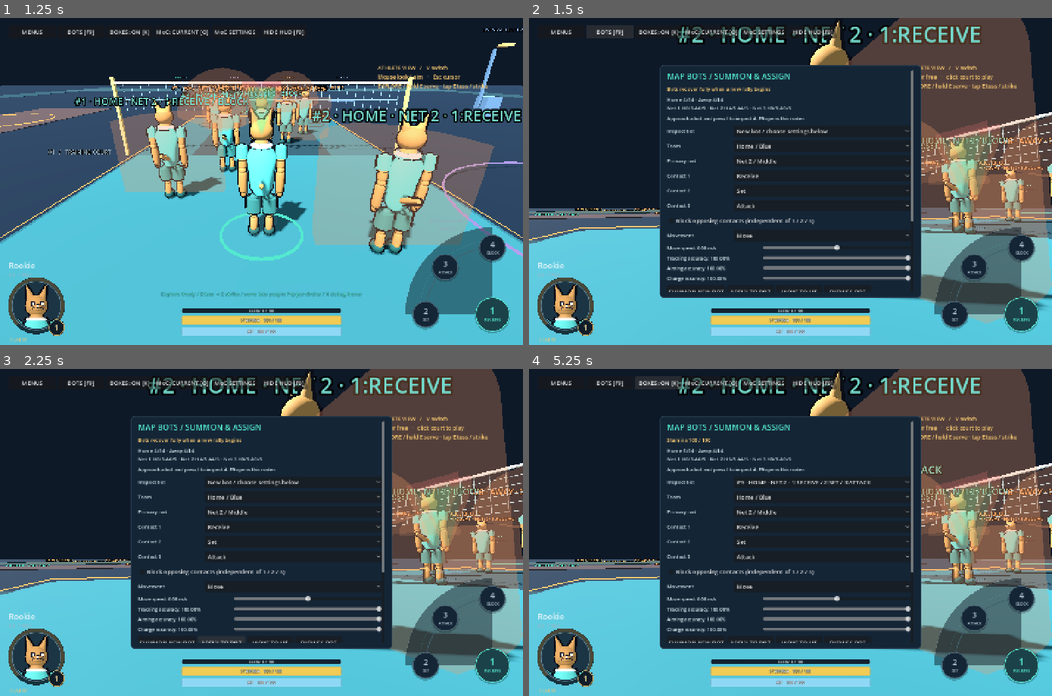
Above: before the commit, frames 1-4 (two rows, left to right).
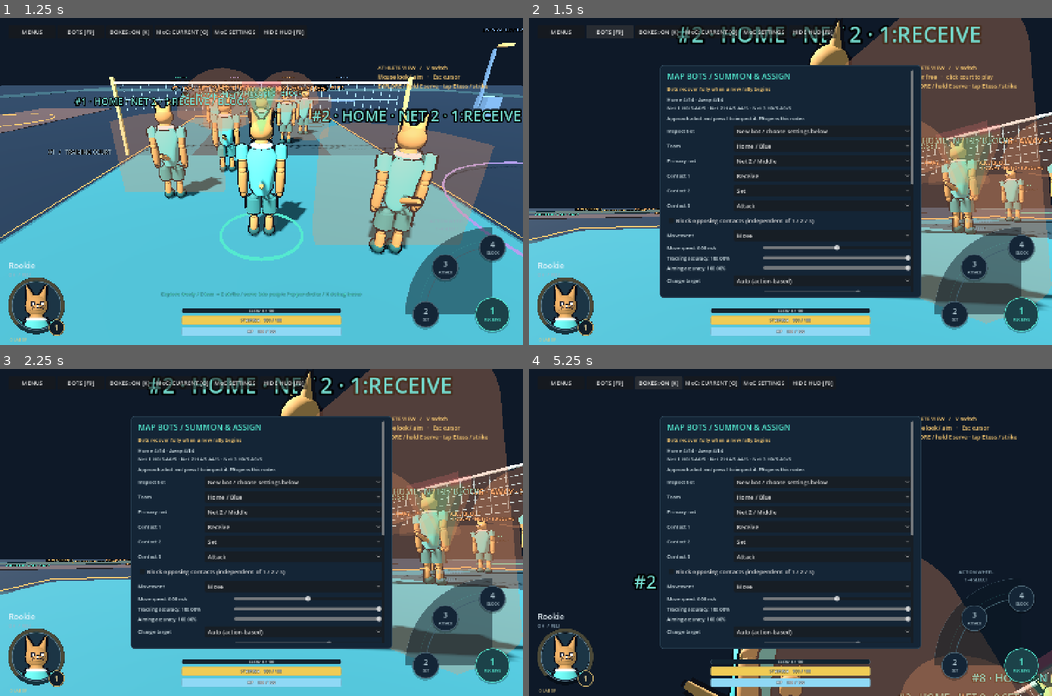
Above: after the commit, the same moments.

Repository: iracarranza/volley-world-battle-lines
Game: Godot game, scene res://title.tscn
Same seed, same stepped clock (60 frames per second), same inputs: the game is played once before the commit and once after it.
Inputs:
- Up to frame 1 (1.25 s): click "02 CONTACT LAB" at 0.5 s
- Up to frame 2 (1.5 s): click "BOTS [F9]" at 1.25 s
- Up to frame 3 (2.25 s): click "APPLY TO BOT" at 2 s
- Up to frame 4 (5.25 s): click "SUMMON NEW BOT" at 2.75 s; click "SUMMON NEW BOT" at 3.5 s; click "BOXES: ON [K]" at 4.25 s; click "BOXES: OFF [K]" at 5 s

Frame 1 is identical in both runs. In frame 2, 0.7% of the frame differs, in the area x 26-74%, y 50-84%; in frame 3, 0.9%; in frame 4, 39%, in the area x 0-100%, y 0-100%.

Commit message:
Soften regional block touches and expose bot intended charge

Diff:
--- a/data/net_2_bot_setup.json
+++ b/data/net_2_bot_setup.json
@@ -1,6 +1,8 @@
 {
   "net_index": 1,
   "movement": "Move",
+  "charge_mode": "Auto",
+  "intended_charge": 0.65,
   "tracking_accuracy": 100.0,
   "aiming_accuracy": 100.0,
   "charge_accuracy": 100.0,
--- a/scripts/bot_block_coordinator.gd
+++ b/scripts/bot_block_coordinator.gd
@@ -90,7 +90,7 @@
 		var jump_time := maxf(0.04,crossing_time+timing_error)
 		bots.motion.begin(slot,actor,Vector3(target.x,jump,target.z),jump_time,true,lab.GRAVITY,bots.move_speed_for(slot) if bots.settings[slot].moves else -1.0,actor.rotation.y,bots.athlete_for(slot).explosiveness_rate(),3)
 		bots.spend_jump(slot)
-		bots.preparation.begin(slot,3,{},jump_time,bots.settings[slot].charge_accuracy,bots.charge_random)
+		bots.preparation.begin(slot,3,{},jump_time,bots.settings[slot].charge_accuracy,bots.charge_random,0.0,1.0,bots.intended_charge_for(slot))
 		committed[slot] = true
 		attempted["%d:%d" % [slot,int(threat.episode)]] = true
 		if bots.active_slot == slot: bots.replan()
--- a/scripts/bot_preparation.gd
+++ b/scripts/bot_preparation.gd
@@ -13,15 +13,17 @@
 		states[key] = {"phase": "preparing", "charge": 0.0, "target": DEFAULT_CHARGE, "locked_charge": 0.0, "elapsed": 0.0, "release_at": INF, "confirmation_age": -1.0, "planned": false}
 	return states[key]
 
-func begin(key: int, action: int, shot: Dictionary, time: float, accuracy: float, random: RandomNumberGenerator, cushioning: float = 0.0, available_output: float = 1.0) -> void:
+func begin(key: int, action: int, shot: Dictionary, time: float, accuracy: float, random: RandomNumberGenerator, cushioning: float = 0.0, available_output: float = 1.0, intended_charge: float = -1.0) -> void:
 	var state := state_for(key)
 	var match_result := ReceiveCharge.match_charge(shot, 0)
 	var target := clampf(preload("res://scripts/auto_charge.gd").receive_target(float(match_result.minimum),cushioning,available_output),0,1) if action == 0 and match_result.required else DEFAULT_CHARGE
+	if intended_charge >= 0: target = clampf(intended_charge,0,1)
+	var intended := target
 	if accuracy < 100:
 		target = clampf(target + random.randf_range(-0.35, 0.35) * (1.0 - clampf(accuracy, 0, 100) / 100.0), 0, 1)
 	if float(state.charge) > target:
 		state.charge = 0.0 # Cancel and recharge rather than silently subtracting charge.
-	state.merge({"target": target, "phase": "charging", "elapsed": 0.0, "release_at": maxf(0, time - Execution.SWEET_DELAY), "confirmation_age": -1.0, "planned": true}, true)
+	state.merge({"mode":"auto" if intended_charge < 0 else "fixed","intended_charge":intended,"accuracy":accuracy,"target": target, "phase": "charging", "elapsed": 0.0, "release_at": maxf(0, time - Execution.SWEET_DELAY), "confirmation_age": -1.0, "planned": true}, true)
 
 func tick(key: int, dt: float) -> void:
 	var state := state_for(key)
--- a/scripts/bot_roster_presets.gd
+++ b/scripts/bot_roster_presets.gd
@@ -20,6 +20,8 @@
 		config.tracking_accuracy = float(preset.tracking_accuracy)
 		config.aiming_accuracy = float(preset.aiming_accuracy)
 		config.charge_accuracy = float(preset.charge_accuracy)
+		config.auto_intended_charge = str(preset.get("charge_mode","Auto")) == "Auto"
+		config.intended_charge = float(preset.get("intended_charge",0.65))
 		bots._place(slot,center+Vector3(float(entry.position[0]),0,float(entry.position[1])))
 	bots.reset()
 	return true
--- a/scripts/bot_settings.gd
+++ b/scripts/bot_settings.gd
@@ -15,6 +15,8 @@
 @export_range(0, 100) var tracking_accuracy := 100.0
 @export_range(0, 100) var aiming_accuracy := 100.0
 @export_range(0, 100) var charge_accuracy := 100.0
+@export var auto_intended_charge := true
+@export_range(0, 1, 0.01) var intended_charge := 0.65
 var fixed_position := Vector3.ZERO
 
 func contact_actions() -> Dictionary:
--- a/scripts/contact/block_response.gd
+++ b/scripts/contact/block_response.gd
@@ -8,7 +8,10 @@
 	var age: float = request.block_confirmation_age
 	var pulse := pow(clampf(1.0-age/PRESS_SECONDS,0,1),3) if age >= 0 else 0.0
 	var reference: float = Stats.reaction_cap(request.athlete.stat("reaction_speed"))*request.athlete.low_stamina_factor()
-	var capacity: float = reference*0.75*float(spatial.get("block_capacity",1))*(1.0+pulse*float(spatial.get("block_sweet_weight",1)))
+	var effort: float = reference if request.block_charge_reference < 0 else request.block_charge_reference*request.athlete.low_stamina_factor()
+	var passive := reference*0.75
+	var press := effort*0.75*(1.0+float(spatial.get("block_sweet_weight",1)))
+	var capacity: float = lerpf(passive,press,pulse)*float(spatial.get("block_capacity",1))
 	var incoming_charge := maxf(0,float(request.incoming_shot.get("charge",request.incoming.length()/30.0)))
 	var tolerance: float = request.athlete.trait_effect("charge_tolerance")
 	var severity := smoothstep(0,maxf(0.05,0.35*(1.0+tolerance/100.0)),maxf(0,incoming_charge-capacity))
@@ -20,7 +23,7 @@
 	return result
 
 static func resolve(request: RefCounted,assessment: Dictionary) -> Dictionary:
-	var response: Dictionary = assessment.block_response
+	var response: Dictionary = assessment.block_response.duplicate(true)
 	var facing: Vector3 = request.facing.normalized()
 	var yaw := atan2(-facing.x,-facing.z)
 	var incoming: Vector3 = request.incoming.rotated(Vector3.UP,-yaw)
@@ -38,12 +41,19 @@
 	var controlled := Vector3(side*pace*edge*0.20,-(0.6+lerpf(0.8,4.0,timing)*float(response.sweet_weight)),-maxf(2.5,absf(incoming.z)*0.42))
 	controlled.y += incoming.y*0.25-0.8*flow
 	controlled *= 1.0-0.15*flow
-	var escape := reflected*(0.40+0.48*severity)
-	# Upper surfaces permit a roof/touch-out; lower ones shed force laterally.
-	escape.x += side*pace*edge*(0.25+0.30*severity)
-	escape.y += incoming.y*height*edge*0.25
-	var mix := clampf(edge+severity*0.65,0,1)
+	# Deflection direction and force are independent: an upper touch can be a
+	# useful soft ball behind the blocker rather than a full-speed tool-out.
+	var retention := lerpf(0.14,0.44,severity)*(1.0-0.15*flow)
+	var escape := reflected.normalized()*pace*retention
+	var upper := smoothstep(0.62,0.94,height)*smoothstep(0.08,0.55,edge)
+	var soft_back := Vector3(side*0.55,maxf(0.25,-incoming.y/maxf(pace,1)*0.5),0.65).normalized()*pace*retention
+	escape = escape.lerp(soft_back,upper*(0.65+0.20*severity))
+	if escape.length_squared() > 0.001:
+		escape = (escape.normalized()+Vector3(side*edge*0.35,0,0)).normalized()*escape.length()
+	var mix := clampf(edge*0.85+severity*0.45+upper*0.45,0,1)
 	var outgoing := controlled.lerp(escape,mix)
+	response["retention"] = retention
+	response["outcome"] = "soft_backward" if outgoing.z > 0 and severity < 0.5 else ("overpowered_touch" if severity >= 0.5 else ("soft_outward" if absf(side) > 0.5 else "controlled_return"))
 	var scatter: float = sin(float(request.response_seed)*1.73+incoming.y*0.21)*edge*(0.04+0.14*severity)/(1.0+request.athlete.ball_control()/100.0)
 	outgoing = outgoing.rotated(Vector3.UP,scatter)
 	if outgoing.length() < 1: outgoing = normal+Vector3.UP*0.1
@@ -57,4 +67,4 @@
 	var target_z := float(shape.center.z)+sign_z*(float(shape.size.z)*0.5+Geometry.BALL_RADIUS+0.02)
 	var offset := Vector3(0,0,target_z-point.z).rotated(Vector3.UP,yaw)
 	var charge := maxf(0,float(response.incoming_charge)*pow(world.length()/maxf(request.incoming.length(),18),2))
-	return {"velocity":world,"separation_offset":offset,"shot":Snapshot.freeze({"kind":"block","actor":request.actor_id,"charge":charge,"action_charge":request.charge,"delivery_quality":assessment.quality,"reference_speed":world.length(),"block_response":response})}
+	return {"evidence":response,"velocity":world,"separation_offset":offset,"shot":Snapshot.freeze({"kind":"block","actor":request.actor_id,"charge":charge,"action_charge":request.charge,"delivery_quality":assessment.quality,"reference_speed":world.length(),"block_response":response})}
--- a/scripts/contact/contact_request.gd
+++ b/scripts/contact/contact_request.gd
@@ -41,3 +41,6 @@
 var source_athlete: LabAthlete
 
 var block_confirmation_age := -1.0
+
+# Negative keeps the passive/Auto reference; explicit effort affects confirmed blocks.
+var block_charge_reference := -1.0
--- a/scripts/contact/contact_resolver.gd
+++ b/scripts/contact/contact_resolver.gd
@@ -125,6 +125,7 @@
 			result.outgoing_shot = BallState.receive(request.charge, request.actor_id, request.incoming_shot, request.incoming, velocity, response.delivery_quality, response)
 	if request.action == Action.BLOCK and assessment.hit:
 		var response := BlockResponse.resolve(request,assessment)
+		result.assessment["block_response"] = response.evidence
 		velocity = response.velocity
 		result.separation_offset = response.separation_offset
 		result.outgoing_shot = response.shot
--- a/scripts/contact_lab.gd
+++ b/scripts/contact_lab.gd
@@ -465,6 +465,7 @@
 		request.auto_charge = true
 		request.auto_evidence = auto_preparation.sample(athlete,ball_shot,ball_velocity)
 		request.handling_charge = float(request.auto_evidence.handling_charge)
+	if action == 3 and not auto_preparation.active: request.block_charge_reference = request.charge
 	request.block_confirmation_age = block_state.confirmation_age if block_state.active else (confirm_duration-maxf(confirm_window,0) if confirm_window > 0 else -1.0)
 	request.confirmation_age = confirm_duration - maxf(confirm_window, 0) if confirm_duration > 0 else Execution.SWEET_DELAY
 	request.remembered = not Geometry.contains(request.shape, request.local_point) and contact_memory[action] > 0
--- a/scripts/map_bot_menu.gd
+++ b/scripts/map_bot_menu.gd
@@ -14,6 +14,8 @@
 var tracking: HSlider
 var aiming: HSlider
 var charge: HSlider
+var charge_mode: OptionButton
+var intended_charge: HSlider
 var vitals: Label
 var summary: Label
 var feedback: Label
@@ -57,7 +59,13 @@
 	move_speed = slider(stack,"Move speed",0,12,6," m/s",0.25)
 	tracking = slider(stack,"Tracking accuracy",0,100,100,"%")
 	aiming = slider(stack,"Aiming accuracy",0,100,100,"%")
+	charge_mode = option(stack,"Charge target",["Auto (action-based)","Fixed"])
+	charge_mode.tooltip_text = "Block charge affects confirmation; passive coverage keeps its Auto strength."
+	intended_charge = slider(stack,"Intended charge",0,100,65,"%")
+	intended_charge.editable = false
+	charge_mode.item_selected.connect(func(index: int): intended_charge.editable = index == 1)
 	charge = slider(stack,"Charge accuracy",0,100,100,"%")
+	stack.add_child(hud.label("Accuracy affects both modes. Fixed charge still needs time to build.",13))
 	var buttons := HBoxContainer.new()
 	stack.add_child(buttons)
 	buttons.add_child(hud.button("SUMMON NEW BOT",summon))
@@ -68,11 +76,20 @@
 	feedback.autowrap_mode = TextServer.AUTOWRAP_WORD_SMART
 	feedback.custom_minimum_size.x = 650
 	stack.add_child(feedback)
-	stack.add_child(hud.label("PEPPER PARTNER ACCURACY",16,hud.TEAL))
+	stack.add_child(hud.label("PEPPER PARTNER CONTACTS",16,hud.TEAL))
 	for index in range(3):
 		var partner := index
 		var aim := slider(stack,"Partner %d aim" % (index+1),0,100,hud.lab.pepper.settings[index].aiming_accuracy,"%")
 		aim.value_changed.connect(func(value: float): hud.lab.pepper.set_aiming_accuracy(partner,value))
+		var target_mode := option(stack,"Partner %d charge target"%(index+1),["Auto (action-based)","Fixed"])
+		target_mode.select(0 if hud.lab.pepper.settings[index].auto_intended_charge else 1)
+		var target_value := slider(stack,"Partner %d intended charge"%(index+1),0,100,hud.lab.pepper.settings[index].intended_charge*100,"%")
+		target_value.editable = target_mode.selected == 1
+		target_mode.item_selected.connect(func(mode: int):
+			hud.lab.pepper.settings[partner].auto_intended_charge = mode == 0
+			target_value.editable = mode == 1
+		)
+		target_value.value_changed.connect(func(value: float): hud.lab.pepper.settings[partner].intended_charge = value/100.0)
 		var control := slider(stack,"Partner %d charge" % (index+1),0,100,hud.lab.pepper.settings[index].charge_accuracy,"%")
 		control.value_changed.connect(func(value: float): hud.lab.pepper.set_charge_accuracy(partner,value))
 	stack.add_child(hud.button("CLOSE",toggle))
@@ -147,6 +164,9 @@
 	tracking.value = config.tracking_accuracy
 	aiming.value = config.aiming_accuracy
 	charge.value = config.charge_accuracy
+	charge_mode.select(0 if config.auto_intended_charge else 1)
+	intended_charge.value = config.intended_charge*100
+	intended_charge.editable = not config.auto_intended_charge
 
 func save_behavior(slot: int) -> void:
 	var bots = hud.lab.training_bots
@@ -155,6 +175,7 @@
 	bots.set_tracking_accuracy(slot,tracking.value)
 	bots.set_aiming_accuracy(slot,aiming.value)
 	bots.set_charge_accuracy(slot,charge.value)
+	bots.set_intended_charge(slot,charge_mode.selected == 0,intended_charge.value/100.0)
 
 func summon() -> void:
 	var bots = hud.lab.training_bots
--- a/scripts/pepper_partners.gd
+++ b/scripts/pepper_partners.gd
@@ -196,7 +196,7 @@
 	rise_time = minf(sqrt(2 * maxf(jump_height, 0.01) / lab.GRAVITY)/athlete_for(partner).explosiveness_rate(), remaining)
 	planned = true
 	if stage == 2: lab.contact_flow.on_attack_charge("pepper_%d"%partner)
-	preparation.begin(partner, stage, lab.ball_shot, remaining, settings[partner].charge_accuracy, charge_random,athlete_for(partner).cushioning_bonus(),athlete_for(partner).low_stamina_factor())
+	preparation.begin(partner, stage, lab.ball_shot, remaining, settings[partner].charge_accuracy, charge_random,athlete_for(partner).cushioning_bonus(),athlete_for(partner).low_stamina_factor(),-1.0 if settings[partner].auto_intended_charge else settings[partner].intended_charge)
 	_show_volume(definition)
 
 func _show_volume(definition: Dictionary) -> void:
--- a/scripts/training_bots.gd
+++ b/scripts/training_bots.gd
@@ -361,7 +361,7 @@
 			intercept = projected
 			remaining = time
 			if action == 2: lab.contact_flow.on_attack_charge("training_bot_%d"%slot)
-			preparation.begin(slot, action, lab.ball_shot, time, settings[slot].charge_accuracy, charge_random,athlete_for(slot).cushioning_bonus(),athlete_for(slot).low_stamina_factor())
+			preparation.begin(slot, action, lab.ball_shot, time, settings[slot].charge_accuracy, charge_random,athlete_for(slot).cushioning_bonus(),athlete_for(slot).low_stamina_factor(),intended_charge_for(slot))
 
 func set_contact_order(slot: int, order: int) -> void:
 	settings[slot].contact_order = clampi(order, 0, 3)
@@ -436,6 +436,14 @@
 		return Vector3(shape.center) + Geometry.sector_point(shape, 0.74, 67.5, 0.0)
 	return Vector3(shape.center) + (Vector3.RIGHT * float(shape.hand_x) if slot_action(slot) == 3 else Vector3.ZERO)
 
+func intended_charge_for(slot: int) -> float:
+	return -1.0 if settings[slot].auto_intended_charge else settings[slot].intended_charge
+
+func set_intended_charge(slot: int,auto: bool,value: float) -> void:
+	settings[slot].auto_intended_charge = auto
+	settings[slot].intended_charge = clampf(value,0,1)
+	replan()
+
 func set_charge_accuracy(slot: int, value: float) -> void:
 	settings[slot].charge_accuracy = clampf(value, 0, 100)
 
@@ -455,7 +463,7 @@
 	active_slot = slot
 	returns.release(slot)
 	if action == 2: lab.contact_flow.on_attack_charge("training_bot_%d"%slot)
-	preparation.begin(slot, action, lab.ball_shot, time, settings[slot].charge_accuracy, charge_random,athlete_for(slot).cushioning_bonus(),athlete_for(slot).low_stamina_factor())
+	preparation.begin(slot, action, lab.ball_shot, time, settings[slot].charge_accuracy, charge_random,athlete_for(slot).cushioning_bonus(),athlete_for(slot).low_stamina_factor(),intended_charge_for(slot))
 	if action == 0:
 		var toward_setter := setter_direction(slot, actors[slot].position)
 		if toward_setter.length_squared() > 0:
@@ -687,6 +695,9 @@
 	request.incoming = incoming
 	request.incoming_shot = incoming_shot
 	request.charge = float(prepared.locked_charge)
+	if action == 3:
+		var reference: float = preload("res://scripts/stat_tuning.gd").reaction_cap(request.athlete.stat("reaction_speed"))
+		request.block_charge_reference = request.charge if not settings[slot].auto_intended_charge else reference*request.charge/Preparation.DEFAULT_CHARGE
 	request.block_confirmation_age = block_state_for(slot).confirmation_age if passive else float(prepared.confirmation_age)
 	request.confirmation_age = float(prepared.confirmation_age)
 	request.facing = Vector3.FORWARD.rotated(Vector3.UP, actors[slot].rotation.y)
--- a/tests/block_field_test.gd
+++ b/tests/block_field_test.gd
@@ -52,6 +52,25 @@
 	check(falling.velocity.z > 0,"Upper sourspot permits a deflection behind the blocker")
 	check(not falling.velocity.is_equal_approx(rising.velocity),"Incoming vertical velocity affects block output")
 	check(falling.separation_offset.length() > 0,"Block contact separates the ball from its platform")
+	upper.incoming_shot.charge = 0.02
+	var soft_back := Resolver.resolve(upper,Resolver.assess(upper))
+	check(soft_back.velocity.z > 0 and soft_back.velocity.length() < upper.incoming.length()*0.4,"Matched upper touch can send a useful soft ball behind the blocker")
+	lower.incoming_shot.charge = 0.02
+	var soft_side := Resolver.resolve(lower,Resolver.assess(lower))
+	var core = request_at(palm,0)
+	core.incoming_shot.charge = 0.02
+	var core_result := Resolver.resolve(core,Resolver.assess(core))
+	check(soft_side.velocity.x > 0 and soft_side.velocity.length() < core_result.velocity.length(),"Outward touch redirects with less force than central block")
+	core.incoming_shot.charge = 0.65
+	core.block_charge_reference = 0.2
+	var weak_press := Resolver.assess(core)
+	core.block_charge_reference = 1.0
+	var strong_press := Resolver.assess(core)
+	check(weak_press.block_response.severity > strong_press.block_response.severity,"Confirmed block strength respects chosen charge")
+	core.block_confirmation_age = -1
+	var passive_high := Resolver.assess(core)
+	core.block_charge_reference = 0.2
+	check(is_equal_approx(passive_high.block_response.capacity,Resolver.assess(core).block_response.capacity),"Passive block stays at its Auto reference independently of manual effort")
 	var state := State.new()
 	state.start()
 	check(state.active and state.confirmation_age < 0,"Takeoff establishes passive coverage")
--- /dev/null
+++ b/tests/bot_intended_charge_test.gd
@@ -0,0 +1,46 @@
+extends "res://tests/support/test_case.gd"
+const Preparation := preload("res://scripts/bot_preparation.gd")
+func _initialize() -> void: call_deferred("run")
+func run() -> void:
+	var prep := Preparation.new()
+	var random := RandomNumberGenerator.new()
+	random.seed = 75
+	var shot := {"kind":"attack","charge":0.6}
+	prep.begin(0,0,shot,2,100,random)
+	check(prep.state_for(0).target > 0.6,"Auto receive adapts to incoming pressure")
+	for target in [0.2,0.9]:
+		prep.finish(0)
+		prep.begin(0,0,shot,2,100,random,0,1,target)
+		prep.tick(0,2)
+		check(is_equal_approx(prep.state_for(0).locked_charge,target),"Fixed intended charge overrides adaptive target with enough preparation")
+	var errors := []
+	for index in range(10):
+		prep.begin(index,2,{},2,0,random,0,1,0.65)
+		errors.append(absf(prep.state_for(index).target-0.65))
+	check(errors.max() > 0.1,"Charge accuracy affects fixed targets too")
+	prep.finish(0)
+	prep.begin(0,2,{},0.05,100,random,0,1,1)
+	prep.tick(0,0.05)
+	check(prep.state_for(0).locked_charge < 1,"Fixed charge still requires preparation time")
+	var lab = load("res://main.tscn").instantiate()
+	root.add_child(lab)
+	lab.set_process(false)
+	lab.set_physics_process(false)
+	var bots = lab.training_bots
+	var slot: int = bots.summon_generic(false,1,{1:0},false)
+	lab.open_bot_menu()
+	lab.bot_menu.selected_slot = slot
+	lab.bot_menu.refresh()
+	lab.bot_menu.load_selected()
+	check(lab.bot_menu.charge_mode.selected == 0 and not lab.bot_menu.intended_charge.editable,"Inspector starts in Auto")
+	lab.bot_menu.charge_mode.select(1)
+	lab.bot_menu.intended_charge.value = 35
+	lab.bot_menu.charge.value = 72
+	lab.bot_menu.apply_selected()
+	check(not bots.settings[slot].auto_intended_charge and is_equal_approx(bots.intended_charge_for(slot),0.35) and bots.settings[slot].charge_accuracy == 72,"Inspector persists independent intended charge and accuracy")
+	lab.bot_menu.load_selected()
+	check(lab.bot_menu.intended_charge.editable and lab.bot_menu.charge_mode.selected == 1,"Inspector restores fixed target mode")
+	lab.queue_free()
+	await process_frame
+	print("BOT INTENDED CHARGE: %d / %d passed"%[checks-failures,checks])
+	quit(1 if failures else 0)
--- /dev/null
+++ b/tests/render_bot_charge_controls.gd
@@ -0,0 +1,26 @@
+extends SceneTree
+func _initialize() -> void: call_deferred("run")
+func run() -> void:
+	root.size = Vector2i(1440,900)
+	var lab = load("res://main.tscn").instantiate()
+	root.add_child(lab)
+	lab.set_process(false)
+	lab.set_physics_process(false)
+	var slot: int = lab.training_bots.summon_generic(false,1,{1:0,2:1,3:2},true)
+	lab.training_bots.set_intended_charge(slot,false,0.8)
+	lab.open_bot_menu()
+	var menu = lab.bot_menu
+	menu.selected_slot = slot
+	menu.refresh()
+	menu.load_selected()
+	await process_frame
+	await process_frame
+	var scroll: ScrollContainer = menu.panel.get_child(0)
+	scroll.ensure_control_visible(menu.charge)
+	await process_frame
+	await process_frame
+	await RenderingServer.frame_post_draw
+	root.get_texture().get_image().save_png("res://artifacts/bot-charge-controls.png")
+	lab.queue_free()
+	await process_frame
+	quit()
Not shown, changed: docs/block-field.md
Not shown, added: docs/bot-charge-targets.md
